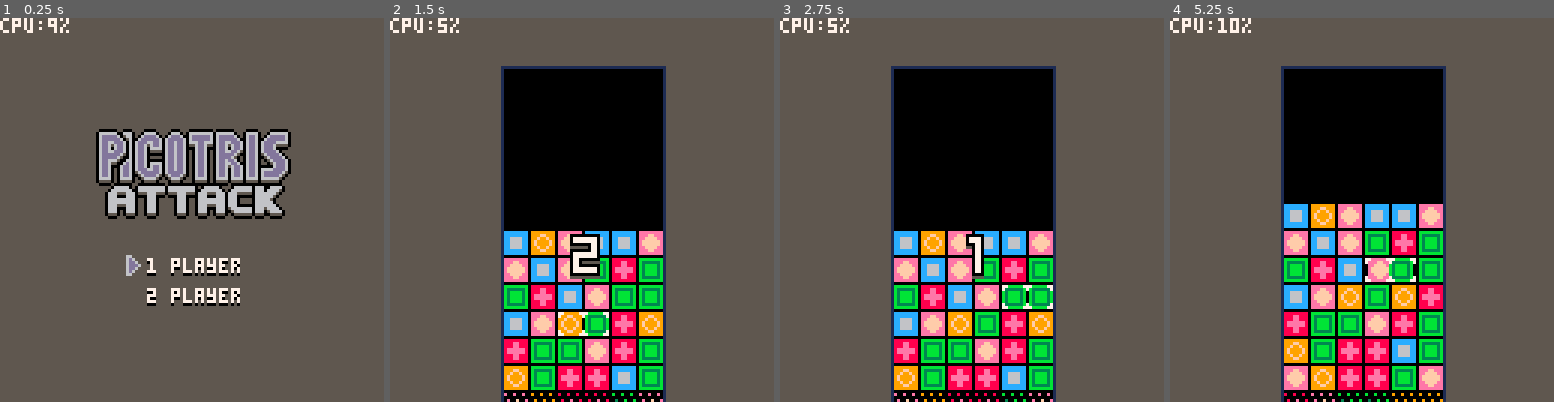
Above: before the commit, frames 1-4 (left to right).
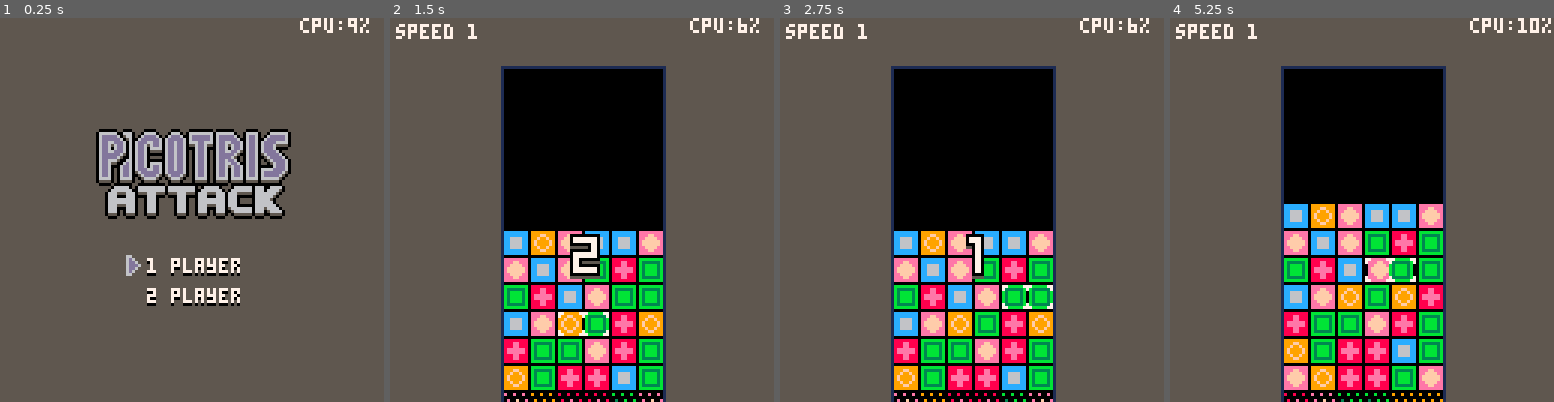
Above: after the commit, the same moments.

Repository: stevelavietes/pico8carts
Game: PICO-8 cartridge pa.p8
The game is run twice, just before and just after one commit, with the same random seed, the same clock (stepped at 60 frames per second) and the same inputs.
Inputs:
- Up to frame 1 (0.25 s): no input
- Up to frame 2 (1.5 s): tap X (X key) at 0.33, 1.07 s; tap O (Z key) at 0.7 s
- Up to frame 3 (2.75 s): hold Right 1.6-2.1 s; tap O (Z key) at 1.7, 2.1, 2.5 s; tap X (X key) at 1.85 s; hold Up 2.15-2.42 s; hold Right from 2.47 s (still down)
- Up to frame 4 (5.25 s): tap O (Z key) every 0.4 s from 2.9 to 4.9 s; tap X (X key) at 2.97, 4.08, 5.2 s; release Right at 3.03 s; hold Left 3.08-3.58 s; hold Down 3.63-3.97 s; hold Right 4.02-4.68 s; hold Up 4.73-5.03 s; hold Left from 5.08 s (still down)

The runs differ from the first frame. In frame 1, 0.6% of the frame differs, in the area x 0-97%, y 0-4%; in frame 2, 0.7%; in frame 3, 0.7%; in frame 4, 0.9%, in the area x 0-100%, y 0-6%.

Commit message:
very basic 1-player speed stat

Diff:
--- a/pa.p8
+++ b/pa.p8
@@ -811,6 +811,16 @@
  )
 end
 
+function make_stats(b,x,y)
+ return {
+  b=b,x=x,y=y,
+  draw=function(t)
+   print('speed '..
+    t.b.r/0.025,0,0,7)
+  end
+ }
+end
+
 function start_game(np)
  g.go={}
  local bs={}
@@ -824,6 +834,7 @@
  else
   add(bs,
    make_board(6,12,38,26,0,6))
+  add(g.go,make_stats(bs[1],2,2))
  end
  for b in all(bs) do
   add(g.go,b)
@@ -921,7 +932,8 @@
 
  draw_gobjs(g.go)
  print('cpu:'..
-   (flr(stat(1)*100))..'%',0,0)
+   (flr(stat(1)*100))..'%',100,0,
+    7)
 end
 
 function _init()
